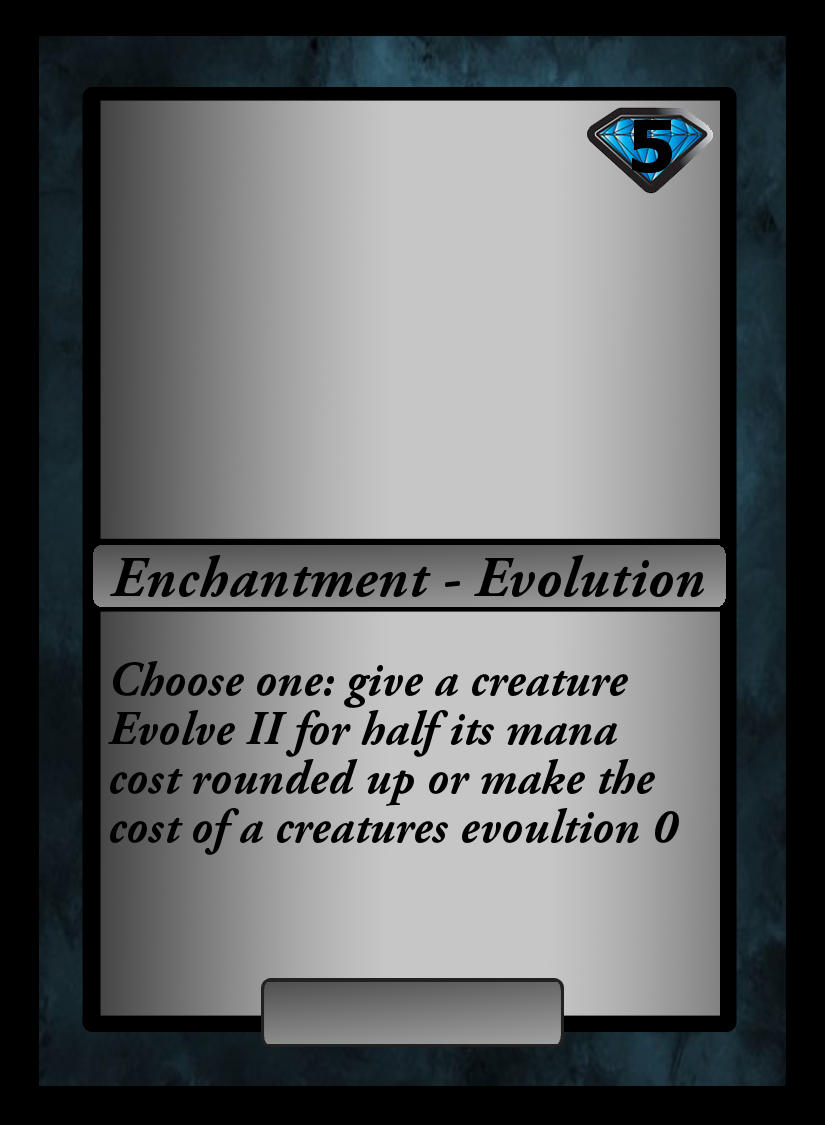
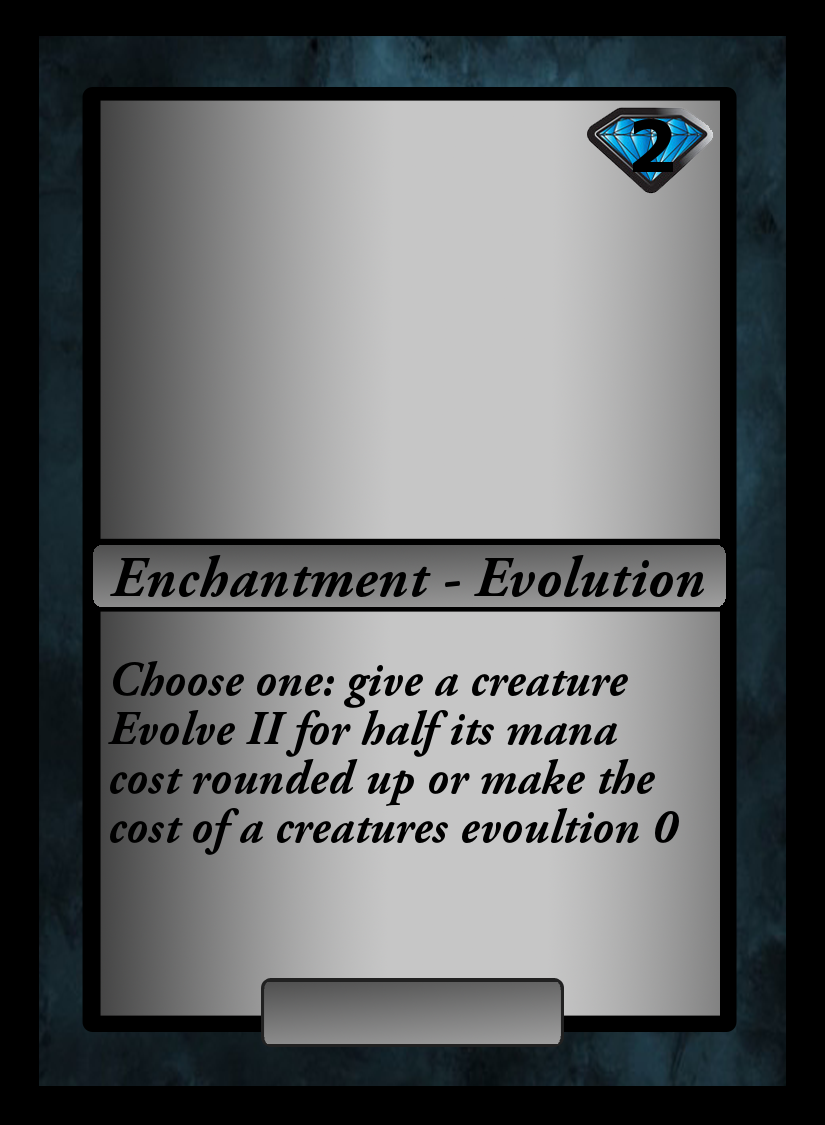
Revision of a layered 825 × 1125 image; what changed, layer by layer:
renamed "5" to "2", painted on it over [632, 119, 673, 173]
